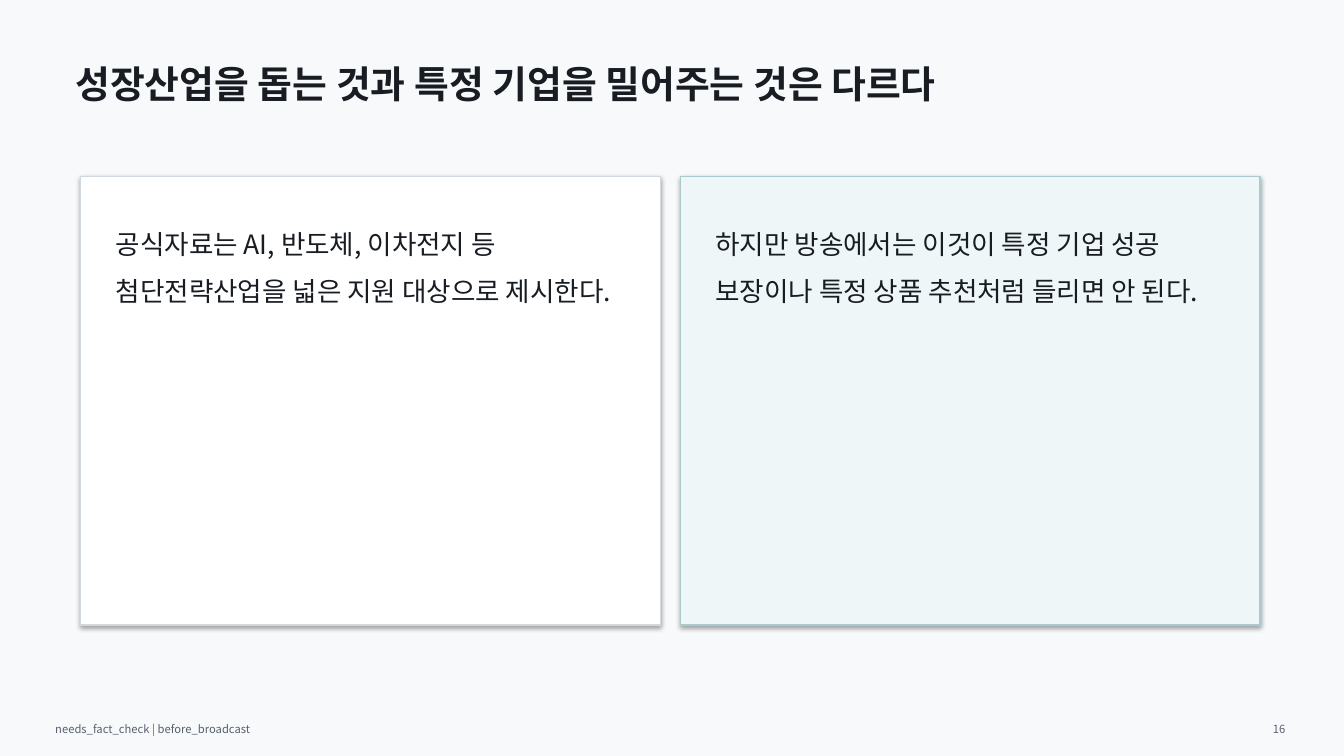
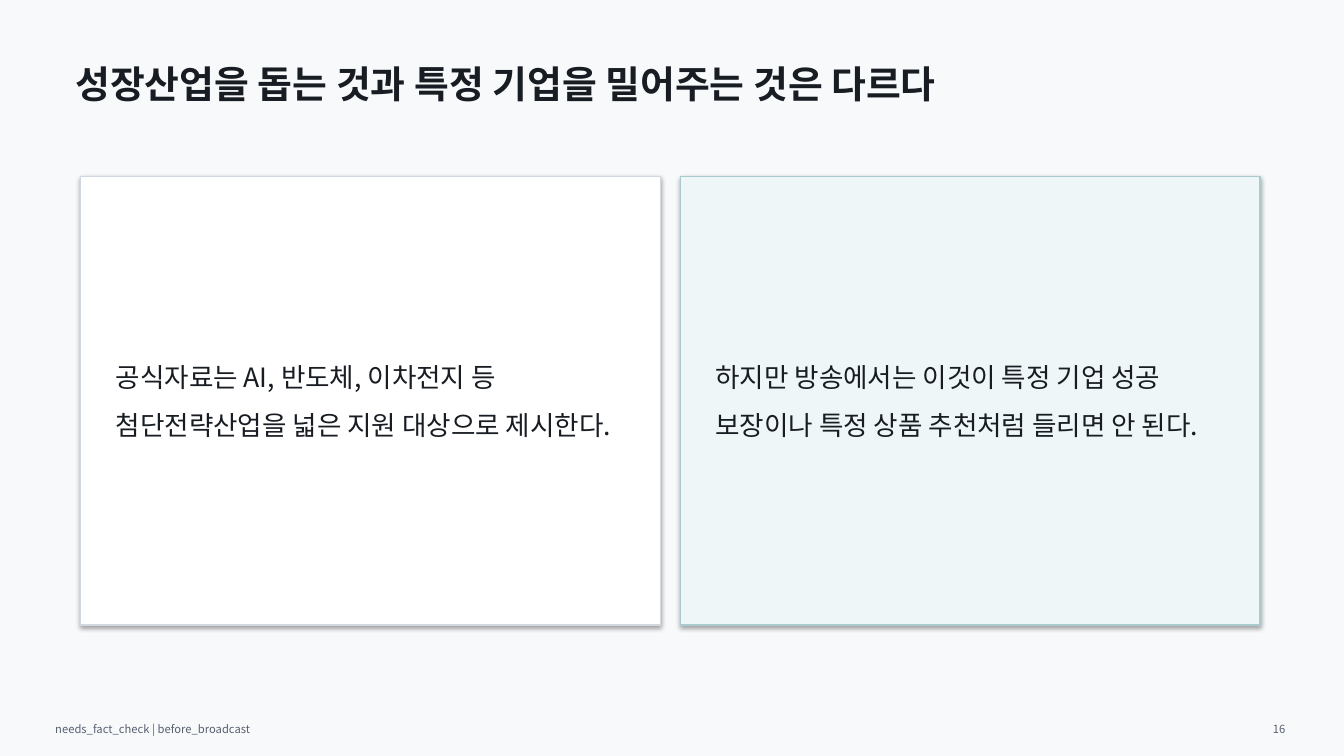
Before and after one commit to Rlearnchan/luddite, a slide deck: slide 16 of outputs/pptx/productive_finance_policy_draft.pptx. Drawn at 1344x756 pixels with LibreOffice and Linux fonts; fonts in the diff are those of the drawing. Boxes give left, top, right and bottom in pixels: in the first picture for what was removed or moved away, otherwise in the second. Text is boxed around its words. In the diff, an @@ line names an element or a change of style, - is before the commit and + after.

```diff
--- a/outputs/pptx/productive_finance_policy_draft.pptx
+++ b/outputs/pptx/productive_finance_policy_draft.pptx
@@ text "공식자료는 AI, 반도체, 이차전지 등 ..." at (116,365,611,437): vertical alignment top to middle @@
@@ text "하지만 방송에서는 이것이 특정 기업 ..." at (716,365,1198,437): vertical alignment top to middle @@
```
Also in this commit, not shown: 20 other slides changed, 8 other files.
